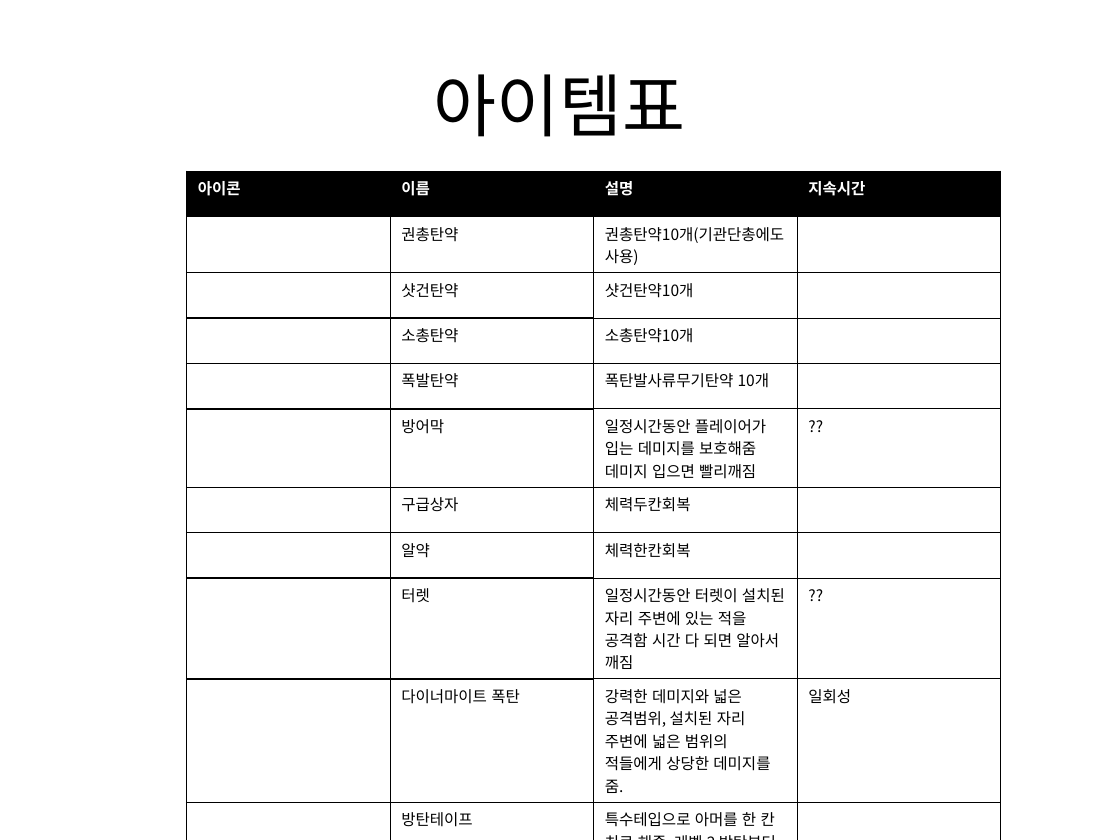
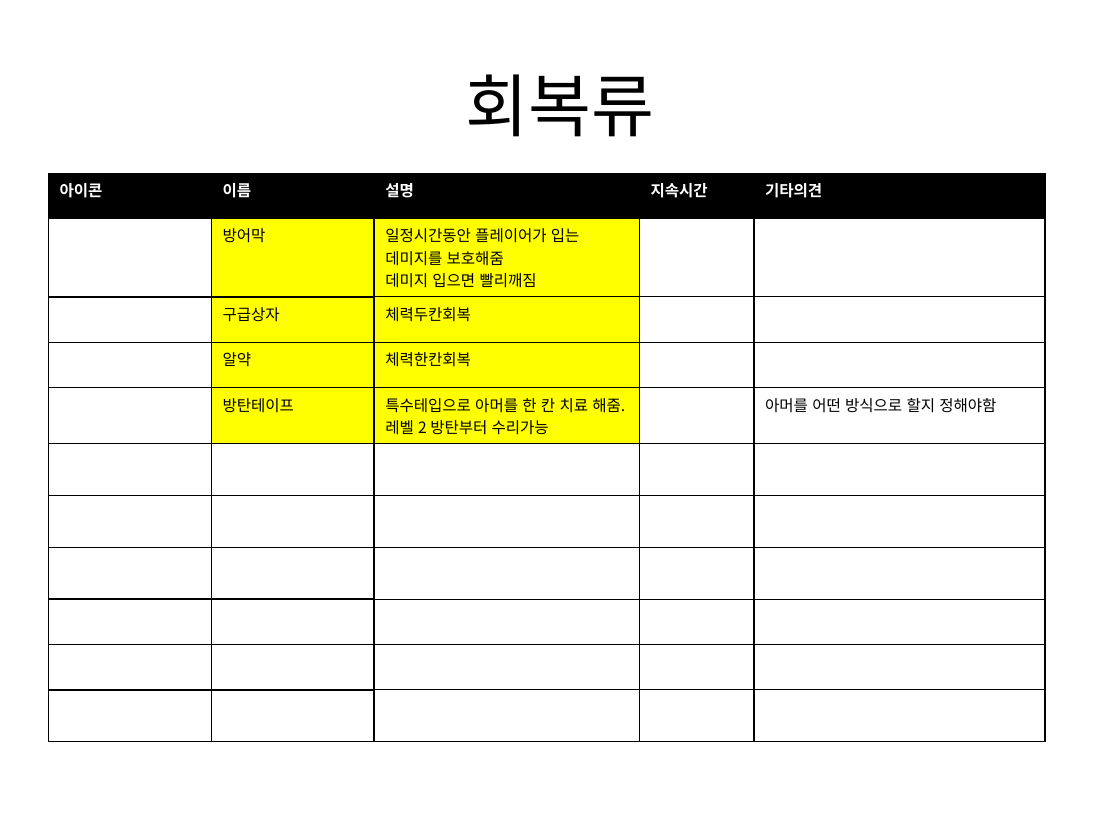
Before and after one commit to gkdlgndpdu/EscapeJail, a slide deck: slide 8 of EscapeJail/Assets/기획/스테이지1기획.pptx. Drawn at 1120x840 pixels with LibreOffice and Linux fonts; fonts in the diff are those of the drawing. Boxes give left, top, right and bottom in pixels: in the first picture for what was removed or moved away, otherwise in the second. Text is boxed around its words. In the diff, an @@ line names an element or a change of style, - is before the commit and + after.

```diff
--- a/EscapeJail/Assets/기획/스테이지1기획.pptx
+++ b/EscapeJail/Assets/기획/스테이지1기획.pptx
@@ title at [465,74,654,137]: text changed @@
-아이템표
+회복류
@@ table at [48,174,1044,698] @@
-column 2: 이름 | 권총탄약 | 샷건탄약 | 소총탄약 | 폭발탄약 | 방어막 | 구급상자 | 알약 | 터렛 | 다이너마이트 폭탄 | 방탄테이프
-column 3: 설명 | 권총탄약10개(기관단총에도 사용) | 샷건탄약10개 | 소총탄약10개 | 폭탄발사류무기탄약 10개 | 일정시간동안 플레이어가 입는 데미지를 보호해줌 / 데미지 입으면 빨리깨짐 | 체력두칸회복 | 체력한칸회복 | 일정시간동안 터렛이 설치된 자리 주변에 있는 적을 공격함 시간 다 되면 알아서 깨짐 | 강력한 데미지와 넓은 공격범위, 설치된 자리 주변에 넓은 범위의 적들에게 상당한 데미지를 줌. | 특수테입으로 아머를 한 칸 치료 해줌. 레벨 2 방탄부터 수리가능
-column 4: 지속시간 |  |  |  |  | ?? |  |  | ?? | 일회성 | 
+column 2: 이름 | 방어막 | 구급상자 | 알약 | 방탄테이프 |  |  |  |  |  | 
+column 3: 설명 | 일정시간동안 플레이어가 입는 데미지를 보호해줌 / 데미지 입으면 빨리깨짐 | 체력두칸회복 | 체력한칸회복 | 특수테입으로 아머를 한 칸 치료 해줌. 레벨 2 방탄부터 수리가능 |  |  |  |  |  | 
+column 4: 지속시간 |  |  |  |  |  |  |  |  |  | 
+column 5: 기타의견 |  |  |  | 아머를 어떤 방식으로 할지 정해야함 |  |  |  |  |  | 
@@ table: place and size @@
-table at [187,171,1002,831]
+table at [48,174,1044,698]
```
Also in this commit, not shown: 3 other slides changed, 2 slides added, 6 other files.
